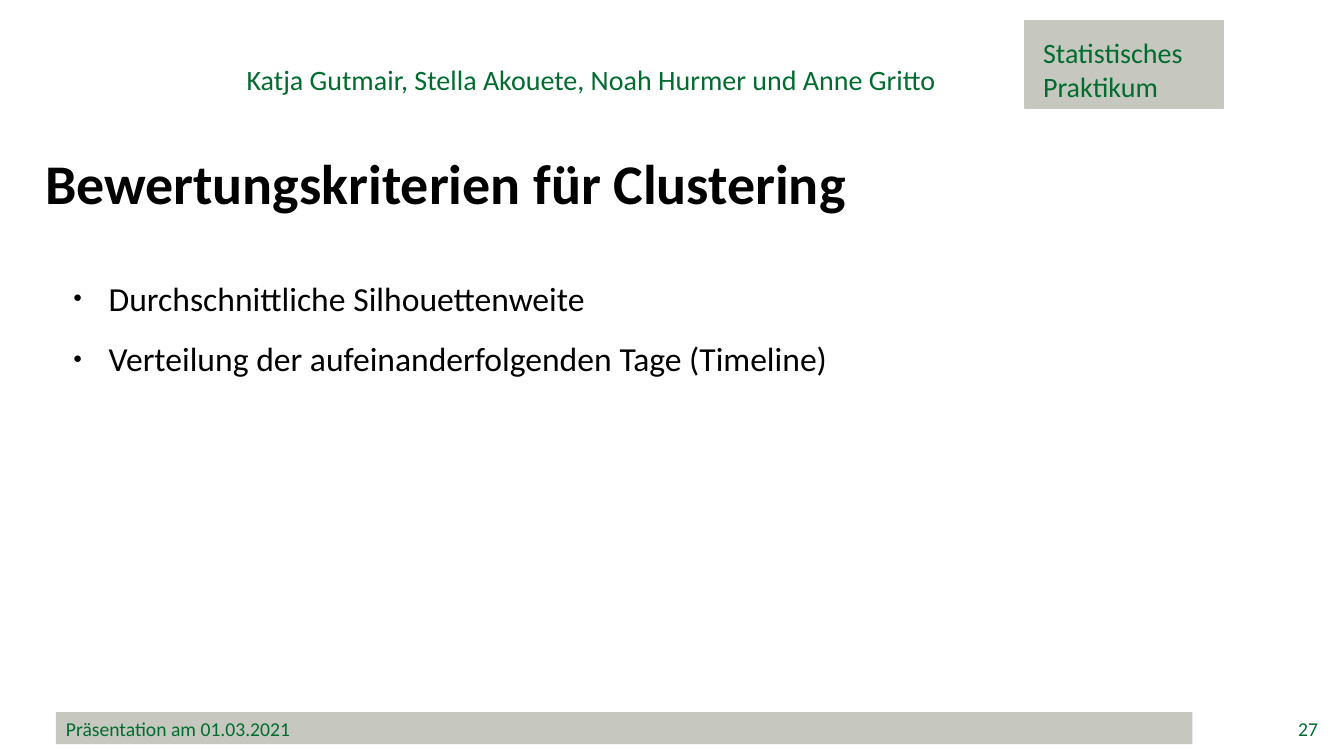
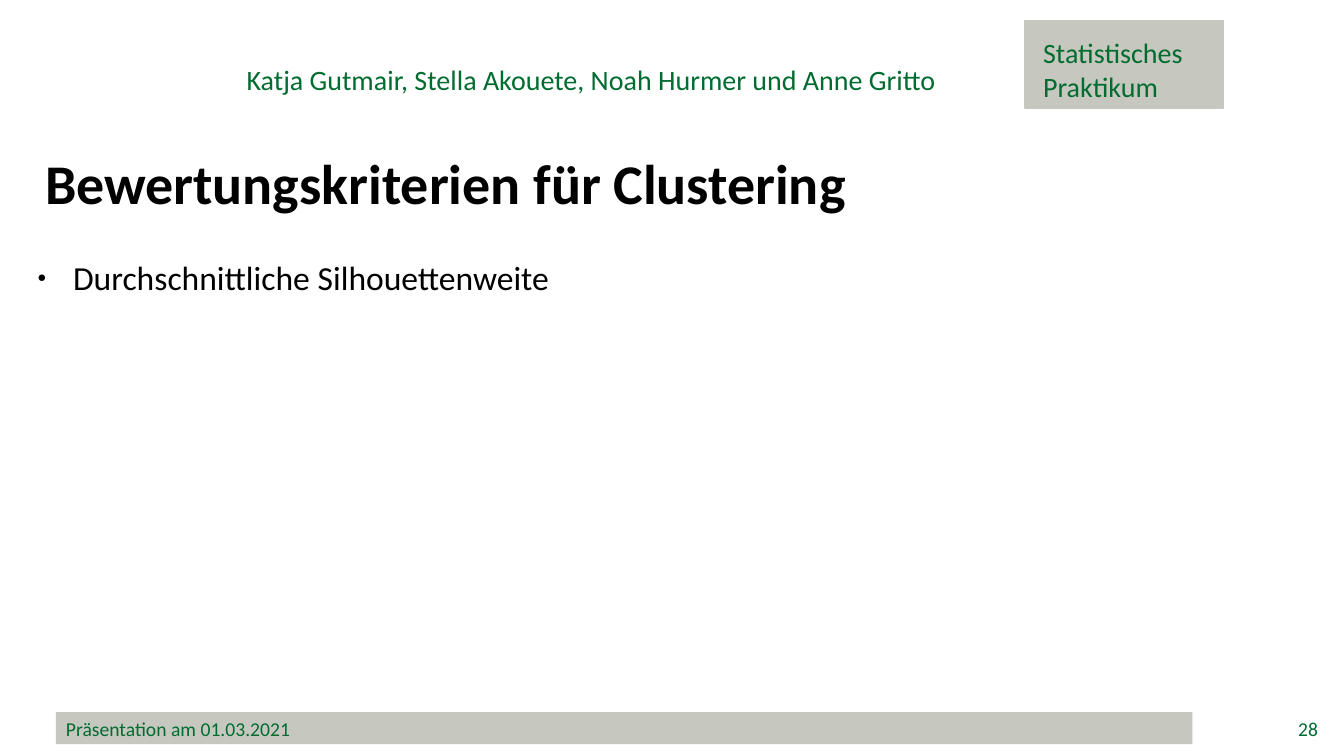
Before and after one commit to minimops/weatherFrog, a slide deck: slide 28 of documentation/ppt/Präsentation.pptx (slide 27 before the commit). Drawn at 1344x756 pixels with LibreOffice and Linux fonts; fonts in the diff are those of the drawing; background and template pictures are left out. Boxes give left, top, right and bottom in pixels: in the first picture for what was removed or moved away, otherwise in the second. Text is boxed around its words. In the diff, an @@ line names an element or a change of style, - is before the commit and + after.

```diff
--- a/documentation/ppt/Präsentation.pptx
+++ b/documentation/ppt/Präsentation.pptx
@@ text "Durchschnittliche Silhouettenweite" moved from (x1=109, y1=287, x2=827, y2=377) to (x1=73, y1=266, x2=549, y2=291) @@
@@ text at (x1=109, y1=346, x2=827, y2=377): paragraph removed @@
-● Verteilung der aufeinanderfolgenden Tage (Timeline)
@@ page number at (x1=1298, y1=722, x2=1318, y2=736): text changed @@
-27
+28
```
Also in this commit, not shown: 23 other slides changed, 9 slides added.
